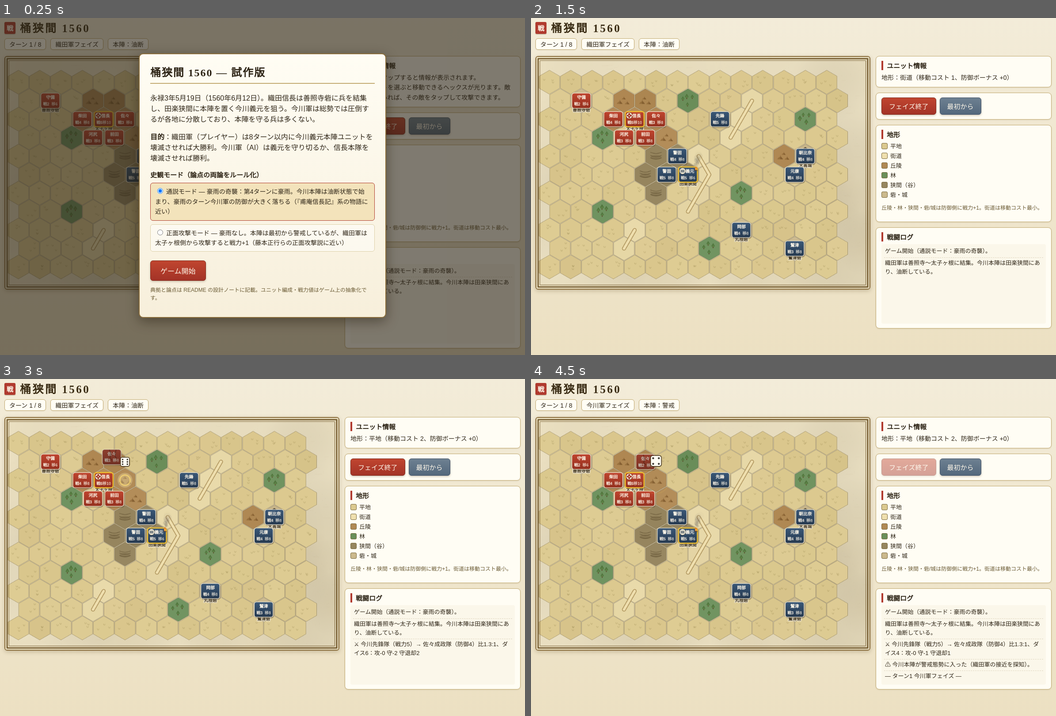
Above: before the commit, frames 1-4 (two rows, left to right).
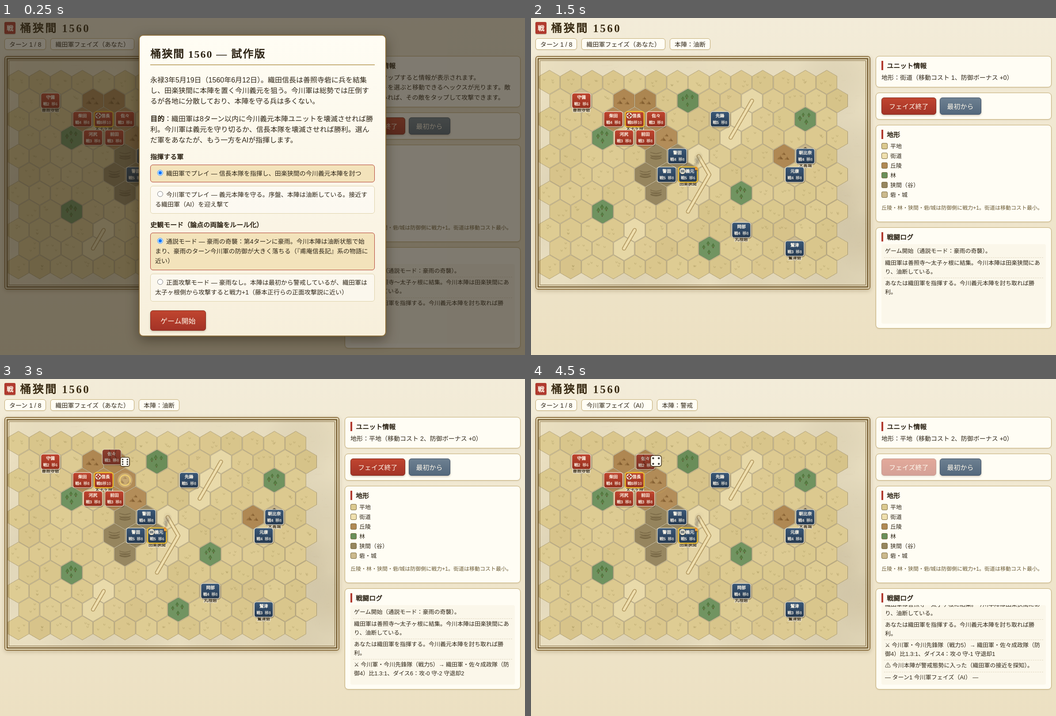
Above: after the commit, the same moments.

Repository: yuukiaoki/wargame-atelier
Game: browser game, page games/okehazama-1560/index.html
Two runs of this game, one before a commit and one after it. Both use one fixed random seed, a clock stepped at 60 frames per second and the inputs below.
Inputs (mouse positions are in pixels of both pictures, inside the frame that each line leads up to):
- Up to frame 1 (0.25 s): no input
- Up to frame 2 (1.5 s): click "ゲーム開始" at 0.27 s; click (704, 196) at 1.07 s; click "最初から" at 1.27 s
- Up to frame 3 (3 s): click (105, 510) at 1.67 s; click "フェイズ終了" at 1.87 s; click (236, 496) at 2.27 s; click "最初から" at 2.47 s; click (220, 581) at 2.87 s
- Up to frame 4 (4.5 s): click "フェイズ終了" at 3.07 s; click (620, 591) at 3.47 s; click "最初から" at 3.67 s; click (704, 486) at 4.07 s; click "フェイズ終了" at 4.27 s

The runs differ from the first frame. In frame 1, 23% of the frame differs, in the area x 19-96%, y 4-96%; in frame 2, 0.6%; in frame 3, 1.0%; in frame 4, 1.8%.

Commit message:
桶狭間1560：今川軍でもプレイ可能に（軍選択＋織田軍AI）

Diff:
--- a/games/okehazama-1560/index.html
+++ b/games/okehazama-1560/index.html
@@ -53,7 +53,10 @@
   <div class="card">
     <h2>桶狭間 1560 — 試作版</h2>
     <p>永禄3年5月19日（1560年6月12日）。織田信長は善照寺砦に兵を結集し、田楽狭間に本陣を置く今川義元を狙う。今川軍は総勢では圧倒するが各地に分散しており、本陣を守る兵は多くない。</p>
-    <p><strong>目的</strong>：織田軍（プレイヤー）は8ターン以内に今川義元本陣ユニットを壊滅させれば大勝利。今川軍（AI）は義元を守り切るか、信長本隊を壊滅させれば勝利。</p>
+    <p><strong>目的</strong>：織田軍は8ターン以内に今川義元本陣ユニットを壊滅させれば勝利。今川軍は義元を守り切るか、信長本隊を壊滅させれば勝利。選んだ軍をあなたが、もう一方をAIが指揮します。</p>
+    <h3>指揮する軍</h3>
+    <label><input type="radio" name="side" value="oda" checked> 織田軍でプレイ — 信長本隊を指揮し、田楽狭間の今川義元本陣を討つ</label>
+    <label><input type="radio" name="side" value="imagawa"> 今川軍でプレイ — 義元本陣を守る。序盤、本陣は油断している。接近する織田軍（AI）を迎え撃て</label>
     <h3>史観モード（論点の両論をルール化）</h3>
     <label><input type="radio" name="mode" value="rain" checked> 通説モード — 豪雨の奇襲：第4ターンに豪雨。今川本陣は油断状態で始まり、豪雨のターン今川軍の防御が大きく落ちる（『甫庵信長記』系の物語に近い）</label>
     <label><input type="radio" name="mode" value="frontal"> 正面攻撃モード — 豪雨なし。本陣は最初から警戒しているが、織田軍は太子ヶ根側から攻撃すると戦力+1（藤本正行らの正面攻撃説に近い）</label>
--- a/games/okehazama-1560/js/game.js
+++ b/games/okehazama-1560/js/game.js
@@ -5,6 +5,7 @@
 // - 戦闘は戦力比によるCRT（戦闘結果表）を1d6で解決。損害（戦力減少）と退却。
 // - 今川本陣は「油断」状態で開始し、織田軍の接近・戦闘・時間経過で「警戒」に移る。
 // - 通説モードでは第4ターンに豪雨。今川軍の防御が落ち、警戒判定も鈍る。
+// - 開始時に指揮する軍（織田／今川）を選択可能。選ばなかった側はAIが指揮する。
 "use strict";
 
 const HEX_SIZE = 34;
@@ -13,6 +14,7 @@
 
 const state = {
   mode: "rain",
+  player: "oda", // プレイヤーが指揮する軍（もう一方はAI）
   turn: 1,
   phase: "oda", // "oda" | "imagawa" | "over"
   units: [],
@@ -59,6 +61,7 @@
   return state.units.find(u => u.alive && u.col === col && u.row === row) || null;
 }
 function enemyOf(unit) { return unit.side === "oda" ? "imagawa" : "oda"; }
+function sideLabel(side) { return side === "oda" ? "織田軍" : "今川軍"; }
 function inEnemyZoc(col, row, side) {
   const foe = side === "oda" ? "imagawa" : "oda";
   return state.units.some(u => u.alive && u.side === foe && distance(u.col, u.row, col, row) === 1);
@@ -80,6 +83,9 @@
   log(`ゲーム開始（${state.mode === "rain" ? "通説モード：豪雨の奇襲" : "正面攻撃モード"}）。`);
   log("織田軍は善照寺〜太子ヶ根に結集。今川本陣は田楽狭間にあり、油断している。");
   if (state.mode === "frontal") log("正面攻撃モード：今川本陣は最初から警戒している。織田軍は丘陵から攻撃すると戦力+1。");
+  log(state.player === "oda"
+    ? "あなたは織田軍を指揮する。今川義元本陣を討ち取れば勝利。"
+    : "あなたは今川軍を指揮する。序盤、本陣は油断している。織田軍（AI）が本陣を狙って接近してくる。本陣を守り切れ。");
   updateStatus();
   draw();
 }
@@ -97,12 +103,13 @@
 function updateStatus() {
   document.getElementById("turn-info").textContent = `ターン ${Math.min(state.turn, SCENARIO.maxTurns)} / ${SCENARIO.maxTurns}`;
   document.getElementById("phase-info").textContent =
-    state.phase === "oda" ? "織田軍フェイズ" : state.phase === "imagawa" ? "今川軍フェイズ" : "終了";
+    state.phase === "over" ? "終了" :
+    `${sideLabel(state.phase)}フェイズ（${state.phase === state.player ? "あなた" : "AI"}）`;
   document.getElementById("weather-info").textContent = isRainTurn() ? "☔ 豪雨" : "";
   const camp = state.units.find(u => u.id === "yoshimoto");
   document.getElementById("alarm-info").textContent =
     camp && camp.alive ? (state.alarmed ? "本陣：警戒" : "本陣：油断") : "";
-  document.getElementById("end-phase").disabled = state.busy || state.phase !== "oda";
+  document.getElementById("end-phase").disabled = state.busy || state.phase !== state.player;
 }
 
 // ---------- 戦力計算 ----------
@@ -174,7 +181,7 @@
   else { unit.str -= loss; }
   if (unit.str <= 0) {
     unit.alive = false;
-    log(`　${unit.name} は壊滅した。`);
+    log(`　${sideLabel(unit.side)}の${unit.name} は壊滅した。`);
   }
 }
 function retreat(unit, hexes, attacker) {
@@ -184,7 +191,7 @@
       .sort((a, b) => distance(b[0], b[1], attacker.col, attacker.row) - distance(a[0], a[1], attacker.col, attacker.row));
     const safe = options.filter(([c, r]) => !inEnemyZoc(c, r, unit.side));
     const pick = (safe.length ? safe : options)[0];
-    if (!pick) { applyLoss(unit, 1); log(`　${unit.name} は退却できず追加損害。`); continue; }
+    if (!pick) { applyLoss(unit, 1); log(`　${sideLabel(unit.side)}の${unit.name} は退却できず追加損害。`); continue; }
     unit.col = pick[0]; unit.row = pick[1];
   }
 }
@@ -194,7 +201,7 @@
   const ratio = aStr / dStr;
   const die = 1 + Math.floor(Math.random() * 6);
   const [aLoss, dLoss, dRet] = CRT[crtColumn(ratio)][die - 1];
-  log(`⚔ ${attacker.name}（戦力${aStr}）→ ${defender.name}（防御${dStr}）比${ratio.toFixed(1)}:1、ダイス${die}：攻-${aLoss === 99 ? "壊滅" : aLoss} 守-${dLoss === 99 ? "壊滅" : dLoss}${dRet ? ` 守退却${dRet}` : ""}`);
+  log(`⚔ ${sideLabel(attacker.side)}・${attacker.name}（戦力${aStr}）→ ${sideLabel(defender.side)}・${defender.name}（防御${dStr}）比${ratio.toFixed(1)}:1、ダイス${die}：攻-${aLoss === 99 ? "壊滅" : aLoss} 守-${dLoss === 99 ? "壊滅" : dLoss}${dRet ? ` 守退却${dRet}` : ""}`);
   fxCombat(defender, die); // 演出層への通知（見た目のみ。結果には影響しない）
   if (defender.side === "imagawa" && (defender.guard || defender.hq)) triggerAlarm("本陣が攻撃を受けた");
   applyLoss(defender, dLoss);
@@ -227,12 +234,12 @@
   const yoshi = state.units.find(u => u.id === "yoshimoto");
   const nobu = state.units.find(u => u.id === "nobunaga");
   if (yoshi && !yoshi.alive) {
-    endGame(true, state.turn <= 5 ? "織田軍の大勝利" : "織田軍の勝利",
+    endGame("oda", state.turn <= 5 ? "織田軍の大勝利" : "織田軍の勝利",
       `今川義元は討ち取られた（ターン${state.turn}）。今川軍は総崩れとなり、歴史通りの結末となった。`);
     return true;
   }
   if (nobu && !nobu.alive) {
-    endGame(false, "今川軍の勝利", "織田信長本隊が壊滅した。尾張の小大名の挑戦はここで潰えた。");
+    endGame("imagawa", "今川軍の勝利", "織田信長本隊が壊滅した。尾張の小大名の挑戦はここで潰えた。");
     return true;
   }
   return false;
@@ -240,13 +247,14 @@
 function judgeAtEnd() {
   const yoshi = state.units.find(u => u.id === "yoshimoto");
   if (yoshi && yoshi.alive && yoshi.str * 2 <= yoshi.maxStr) {
-    endGame(true, "織田軍の小勝利", "8ターン終了。本陣は壊滅的な打撃を受けたが、義元自身は脱出した。今川軍の尾張侵攻は頓挫した。");
+    endGame("oda", "織田軍の小勝利", "8ターン終了。本陣は壊滅的な打撃を受けたが、義元自身は脱出した。今川軍の尾張侵攻は頓挫した。");
   } else {
-    endGame(false, "今川軍の勝利", "8ターン終了。今川義元は本陣を守り切った。信長の賭けは実らなかった。");
-  }
-}
-function endGame(odaWon, title, text) {
+    endGame("imagawa", "今川軍の勝利", "8ターン終了。今川義元は本陣を守り切った。信長の賭けは実らなかった。");
+  }
+}
+function endGame(winner, baseTitle, text) {
   state.phase = "over";
+  const title = `${winner === state.player ? "勝利" : "敗北"} ― ${baseTitle}`;
   document.getElementById("end-title").textContent = title;
   document.getElementById("end-text").textContent = text;
   document.getElementById("end-overlay").classList.remove("hidden");
@@ -255,9 +263,9 @@
   draw();
 }
 
-// ---------- 今川軍AI ----------
-function aiTakeTurn(done) {
-  const actors = state.units.filter(u => u.alive && u.side === "imagawa");
+// ---------- AI（両軍共用ドライバ） ----------
+function aiTakeTurn(side, done) {
+  const actors = state.units.filter(u => u.alive && u.side === side);
   let i = 0;
   const step = () => {
     if (state.phase === "over") { done(); return; }
@@ -271,13 +279,32 @@
   step();
 }
 function bestAttackTarget(u) {
-  const foes = state.units.filter(v => v.alive && v.side === "oda" &&
+  const foeSide = enemyOf(u);
+  const foes = state.units.filter(v => v.alive && v.side === foeSide &&
     distance(u.col, u.row, v.col, v.row) === 1);
   if (!foes.length) return null;
+  // 織田軍は隣接していれば義元本陣を最優先で狙う
+  if (u.side === "oda") {
+    const hq = foes.find(v => v.hq);
+    if (hq) return hq;
+  }
   foes.sort((a, b) => defenseStrength(a) - defenseStrength(b));
   return foes[0];
 }
+function nearestFoe(u) {
+  const foeSide = enemyOf(u);
+  const foes = state.units.filter(v => v.alive && v.side === foeSide);
+  if (!foes.length) return null;
+  foes.sort((a, b) => distance(u.col, u.row, a.col, a.row) - distance(u.col, u.row, b.col, b.row));
+  return foes[0];
+}
 function aiActivate(u) {
+  if (u.side === "imagawa") aiActivateImagawa(u);
+  else aiActivateOda(u);
+}
+
+// ---------- 今川軍AI（従来ロジック） ----------
+function aiActivateImagawa(u) {
   // 本陣・警固は動かない（攻撃のみ）
   if (!u.guard && !u.hq) {
     const target = nearestFoe(u);
@@ -301,37 +328,115 @@
     if (ratio >= 0.9) { resolveCombat(u, foe); return; }
   }
 }
-function nearestFoe(u) {
-  const foes = state.units.filter(v => v.alive && v.side === "oda");
-  if (!foes.length) return null;
-  foes.sort((a, b) => distance(u.col, u.row, a.col, a.row) - distance(u.col, u.row, b.col, b.row));
-  return foes[0];
+
+// ---------- 織田軍AI ----------
+// 方針: 全軍で今川本陣（義元）を主目標に、街道・丘陵側から前進して隣接すれば攻撃する。
+// 本陣関係（義元・警固）以外との戦闘にはこだわらず、本陣への前進を優先する。
+// 通説モードでは豪雨（ターン4）に合わせて攻勢を強める: ターン1〜3は本陣から
+// 3ヘックスの線で待機し（油断を保ち）、本陣関係は叩かない。豪雨のターンに一気に詰める。
+// 正面攻撃モードでは最初から着実に圧迫する。信長本隊は敗北条件そのものなので、
+// 不利な戦闘と包囲される位置を避ける。善照寺守備隊は砦に留まる。
+function aiActivateOda(u) {
+  if (u.id === "zenshoji") { // 守備隊は動かない（攻撃のみ）
+    const foe = bestAttackTarget(u);
+    if (foe && attackStrength(u) / defenseStrength(foe) >= 0.9) resolveCombat(u, foe);
+    return;
+  }
+  const camp = state.units.find(v => v.id === "yoshimoto");
+  const campAlive = !!(camp && camp.alive);
+  const rainWait = state.mode === "rain" && state.turn < 4 && campAlive;
+  const foeNow = bestAttackTarget(u);
+  if (!(foeNow && (foeNow.guard || foeNow.hq))) {
+    // 本陣関係に隣接していない場合は、本陣方面への前進を優先する
+    // （本隊が半減したら善照寺方面へ退く）
+    const retreating = u.hq && u.str * 2 <= u.maxStr;
+    const goal = retreating ? { col: 1, row: 1 } : (campAlive ? camp : nearestFoe(u));
+    if (goal) {
+      const campUnits = state.units.filter(v => v.alive && v.side === "imagawa" && (v.guard || v.hq));
+      const reach = computeReachable(u);
+      const scoreOf = (c, r) => {
+        const dGoal = distance(c, r, goal.col, goal.row);
+        const t = terrainAt(c, r);
+        let s = t.cost - t.def * 2; // 街道（低コスト）を進み、防御の利く地形を好む
+        if (rainWait && !retreating) {
+          let dCamp = Infinity;
+          for (const v of campUnits) dCamp = Math.min(dCamp, distance(c, r, v.col, v.row));
+          s += dGoal * 10;
+          if (dCamp < 3) s += (3 - dCamp) * 1000; // 待機線の内側には入らない
+        } else {
+          s += dGoal * 100;
+        }
+        if (dGoal > 1 && inEnemyZoc(c, r, u.side)) s += 15; // 攻撃位置以外では敵ZOCに留まらない
+        // 敵に囲まれる位置を避ける（本隊は強めに）
+        const adj = state.units.filter(v => v.alive && v.side === "imagawa" &&
+          distance(c, r, v.col, v.row) === 1).length;
+        s += adj * (u.hq ? 45 : 12);
+        return s;
+      };
+      let best = null, bestScore = Infinity;
+      const curScore = scoreOf(u.col, u.row);
+      for (const k of reach.keys()) {
+        const [c, r] = k.split(",").map(Number);
+        const s = scoreOf(c, r);
+        if (s < bestScore) { bestScore = s; best = [c, r]; }
+      }
+      if (best && bestScore < curScore) { u.col = best[0]; u.row = best[1]; }
+    }
+  }
+  const foe = bestAttackTarget(u);
+  if (foe) {
+    if (rainWait && (foe.guard || foe.hq)) return; // 豪雨までは本陣関係を叩かない
+    const ratio = attackStrength(u) / defenseStrength(foe);
+    const need = (u.hq && !foe.hq) ? 1.3 : 0.9; // 本隊は雑兵戦で消耗しない
+    if (ratio >= need) resolveCombat(u, foe);
+  }
 }
 
 // ---------- ターン進行 ----------
-function endPhase() {
-  if (state.phase !== "oda" || state.busy) return;
+// 1ターンは織田フェイズ → 今川フェイズ。今川フェイズの終了でターンが進む。
+// プレイヤーの軍は入力待ち、AIの軍は startPhase が自動で動かす。
+function startPhase() {
+  log(`— ターン${state.turn} ${sideLabel(state.phase)}フェイズ${state.phase === state.player ? "（あなた）" : "（AI）"} —`);
+  if (state.phase === state.player) {
+    state.busy = false;
+    updateStatus();
+    draw();
+    return;
+  }
+  state.busy = true;
+  updateStatus();
+  draw();
+  aiTakeTurn(state.phase, () => {
+    state.busy = false;
+    if (state.phase === "over") { updateStatus(); draw(); return; }
+    advancePhase();
+  });
+}
+function advancePhase() {
   state.selected = null;
   state.reachable = new Map();
-  state.phase = "imagawa";
-  state.busy = true;
+  if (state.phase === "oda") {
+    state.phase = "imagawa";
+    checkAlarm();
+    startPhase();
+    return;
+  }
+  // 今川フェイズ終了＝ターン終了
+  if (state.turn >= SCENARIO.maxTurns) { judgeAtEnd(); return; }
+  state.turn++;
+  for (const u of state.units) { u.moved = false; u.attacked = false; }
+  state.phase = "oda";
+  if (isRainTurn()) log("☔ 激しい豪雨が戦場を叩く。今川軍は混乱している。");
   checkAlarm();
-  updateStatus();
-  draw();
-  log(`— ターン${state.turn} 今川軍フェイズ —`);
-  aiTakeTurn(() => {
-    state.busy = false;
-    if (state.phase === "over") { updateStatus(); draw(); return; }
-    if (state.turn >= SCENARIO.maxTurns) { judgeAtEnd(); return; }
-    state.turn++;
-    state.phase = "oda";
-    for (const u of state.units) { u.moved = false; u.attacked = false; }
-    if (isRainTurn()) log("☔ 激しい豪雨が戦場を叩く。今川軍は混乱している。");
-    checkAlarm();
-    log(`— ターン${state.turn} 織田軍フェイズ —`);
-    updateStatus();
-    draw();
-  });
+  startPhase();
+}
+function endPhase() {
+  if (state.phase !== state.player || state.busy) return;
+  advancePhase();
+}
+function kickoff() {
+  // ゲーム開始直後、先手（織田）がAIなら自動でそのフェイズを動かす
+  if (state.phase !== "over" && state.phase !== state.player) startPhase();
 }
 
 // ---------- 入力 ----------
@@ -359,20 +464,20 @@
     el.innerHTML = `<strong>${u.name}</strong>（${u.side === "oda" ? "織田軍" : "今川軍"}）<br>` +
       `戦力 ${u.str} / ${u.maxStr}（攻撃時 ${attackStrength(u)}・防御時 ${defenseStrength(u)}）<br>` +
       `地形：${t.name}${camp ? `／本陣は現在「${state.alarmed ? "警戒" : "油断"}」` : ""}` +
-      (u.side === "oda" && state.phase === "oda" ? `<br>移動：${u.moved ? "済" : "可"}／攻撃：${u.attacked ? "済" : "可"}` : "");
+      (u.side === state.player && state.phase === state.player ? `<br>移動：${u.moved ? "済" : "可"}／攻撃：${u.attacked ? "済" : "可"}` : "");
   } else if (col !== undefined) {
     const t = terrainAt(col, row);
     el.innerHTML = `地形：${t.name}（移動コスト ${t.cost}、防御ボーナス +${t.def}）`;
   }
 }
 function onTap(ev) {
-  if (state.phase !== "oda" || state.busy) return;
+  if (state.phase !== state.player || state.busy) return;
   const hex = hexFromEvent(ev);
   if (!hex) return;
   const [c, r] = hex;
   const clicked = unitAt(c, r);
   const sel = state.selected;
-  if (sel && clicked && clicked.side === "imagawa" && !sel.attacked &&
+  if (sel && clicked && clicked.side !== state.player && !sel.attacked &&
       distance(sel.col, sel.row, c, r) === 1) {
     resolveCombat(sel, clicked);
     state.selected = state.units.find(u => u.id === sel.id && u.alive) ? sel : null;
@@ -388,12 +493,12 @@
     draw();
     return;
   }
-  if (clicked && clicked.side === "oda") {
+  if (clicked && clicked.side === state.player) {
     state.selected = clicked;
     state.reachable = (!clicked.moved && !clicked.attacked) ? computeReachable(clicked) : new Map();
     showUnitInfo(clicked);
   } else {
-    state.selected = clicked && clicked.side === "imagawa" ? state.selected : null;
+    state.selected = clicked && clicked.side !== state.player ? state.selected : null;
     if (!clicked) { state.reachable = new Map(); }
     showUnitInfo(clicked, c, r);
   }
@@ -657,7 +762,7 @@
     renderPos.set(u.id, rp);
   }
   const x = rp.x, y = rp.y;
-  const done = state.phase === "oda" && u.side === "oda" && u.attacked;
+  const done = state.phase === state.player && u.side === state.player && u.attacked;
   ctx.save();
   ctx.globalAlpha = done ? 0.55 : 1;
   // 影
@@ -899,7 +1004,7 @@
   // 街道（滑らかな線）
   drawRoads(ctx);
   // 移動可能ヘックス
-  if (state.selected && state.phase === "oda") {
+  if (state.selected && state.phase === state.player) {
     for (const k of state.reachable.keys()) {
       const [c, r] = k.split(",").map(Number);
       const { x, y } = center(c, r);
@@ -928,10 +1033,10 @@
     ctx.fillStyle = "rgba(52,40,18,0.92)";
     ctx.fillText(lb.text, x, ty);
   }
-  // 攻撃可能な敵のハイライト（選択中ユニットに隣接する今川軍）
-  if (state.selected && state.phase === "oda" && state.selected.side === "oda" && !state.selected.attacked) {
+  // 攻撃可能な敵のハイライト（選択中ユニットに隣接する敵軍）
+  if (state.selected && state.phase === state.player && state.selected.side === state.player && !state.selected.attacked) {
     for (const u of state.units) {
-      if (!u.alive || u.side !== "imagawa") continue;
+      if (!u.alive || u.side === state.player) continue;
       if (distance(state.selected.col, state.selected.row, u.col, u.row) !== 1) continue;
       const { x, y } = center(u.col, u.row);
       ctx.beginPath();
@@ -965,16 +1070,19 @@
 // ---------- 起動 ----------
 document.getElementById("map").addEventListener("click", onTap);
 document.getElementById("end-phase").addEventListener("click", endPhase);
-document.getElementById("restart").addEventListener("click", () => { initGame(); showUnitInfo(null); });
+document.getElementById("restart").addEventListener("click", () => { initGame(); showUnitInfo(null); kickoff(); });
 document.getElementById("again").addEventListener("click", () => {
   document.getElementById("end-overlay").classList.add("hidden");
   initGame();
   showUnitInfo(null);
+  kickoff();
 });
 document.getElementById("start-game").addEventListener("click", () => {
   state.mode = document.querySelector('input[name="mode"]:checked').value;
+  state.player = document.querySelector('input[name="side"]:checked').value;
   document.getElementById("start-overlay").style.display = "none";
   initGame();
+  kickoff();
 });
 initGame();
 requestAnimationFrame(animate);
